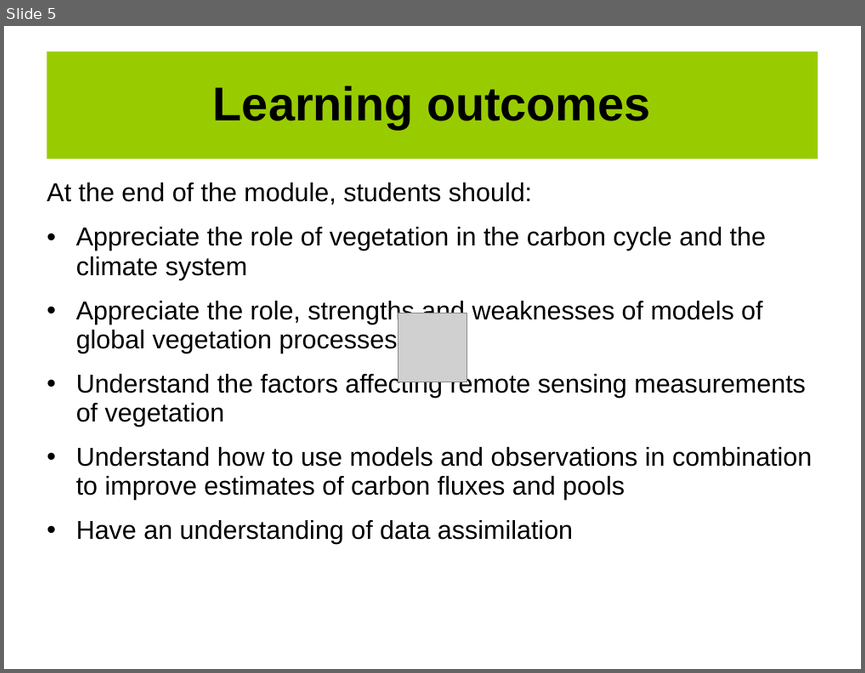
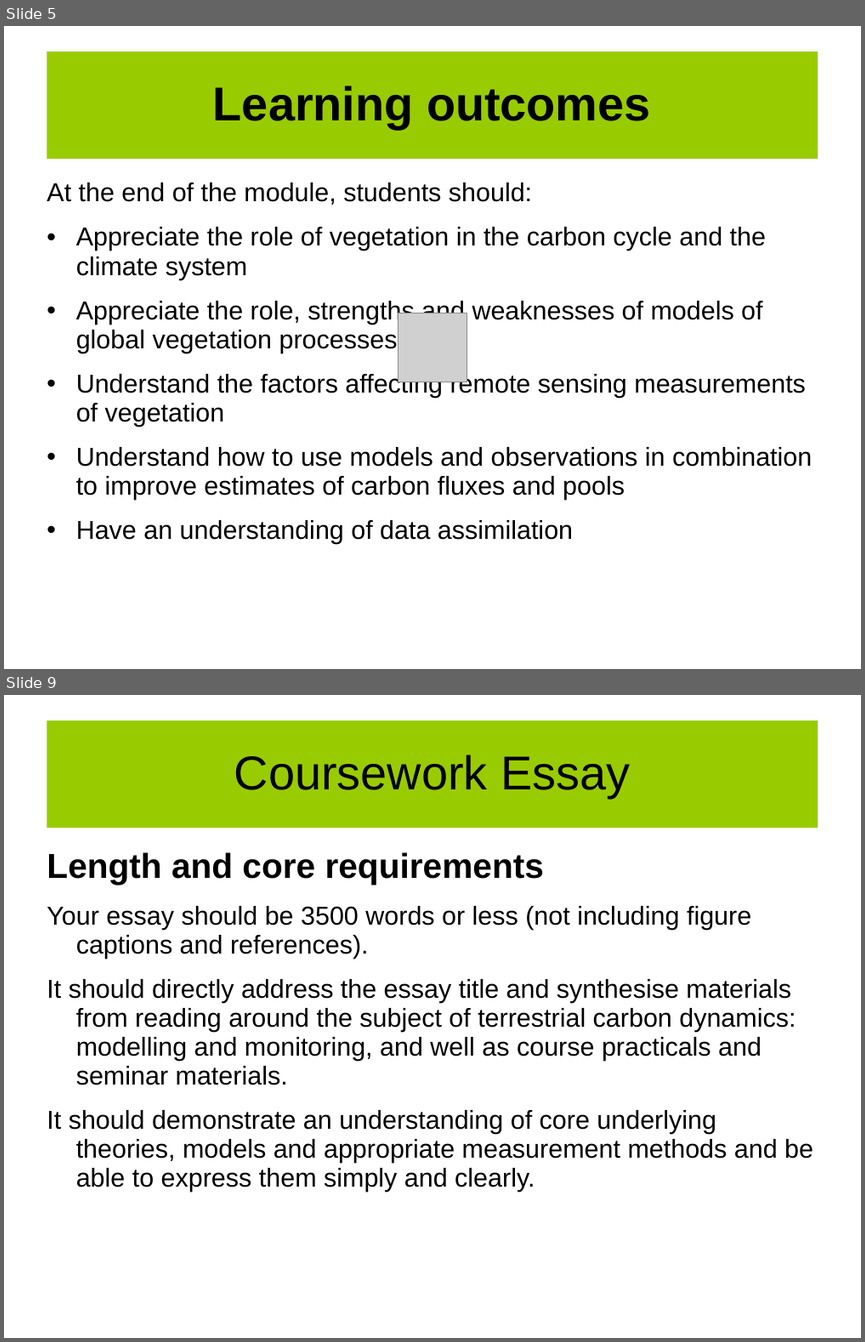
Before and after one commit to UCL-EO/geog0133, a slide deck: docs/ppt/GEOG0113-001.pptx. Shown one above the other, each under a label of ours: slide 5 before the commit, slides 5 and 9 after it; the slides between them are not shown. The pictures are 865x673 and 865x1342 pixels, drawn with LibreOffice and Linux fonts; fonts in the diff are those of the drawing; grey boxes stand for pictures; background and template pictures are left out. Boxes give left, top, right and bottom in pixels: in the first picture for what was removed or moved away, otherwise in the second. Text is boxed around its words. In the diff, an @@ line names an element or a change of style, - is before the commit and + after.

```diff
--- a/docs/ppt/GEOG0113-001.pptx
+++ b/docs/ppt/GEOG0113-001.pptx
@@ slide 9 added at [4,695,861,1338], background #FFFFFF @@
@@ title added at [46,721,818,828], fill #99CC00, 44 pt, text #000000 @@
+Coursework Essay
@@ text added at [46,852,813,1191], 24 pt, text #000000 @@
+Length and core requirements
+Your essay should be 3500 words or less (not including figure captions and references).
+It should directly address the essay title and synthesise materials from reading around the subject of terrestrial carbon dynamics: modelling and monitoring, and well as course practicals and seminar materials.
+It should demonstrate an understanding of core underlying theories, models and appropriate measurement methods and be able to express them simply and clearly.
```
Also in this commit, not shown: 1 slide changed, 5 other slides added.
